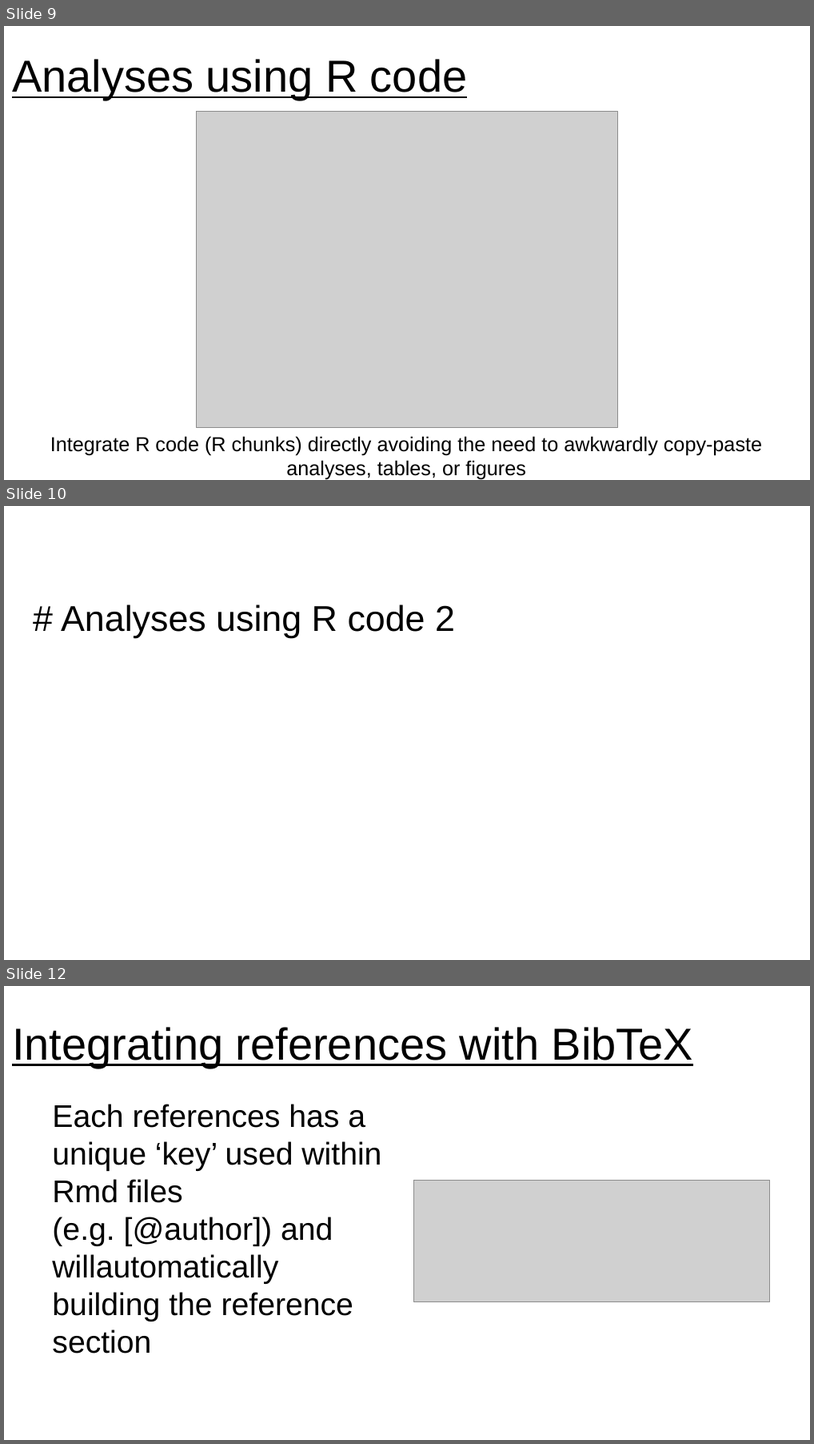
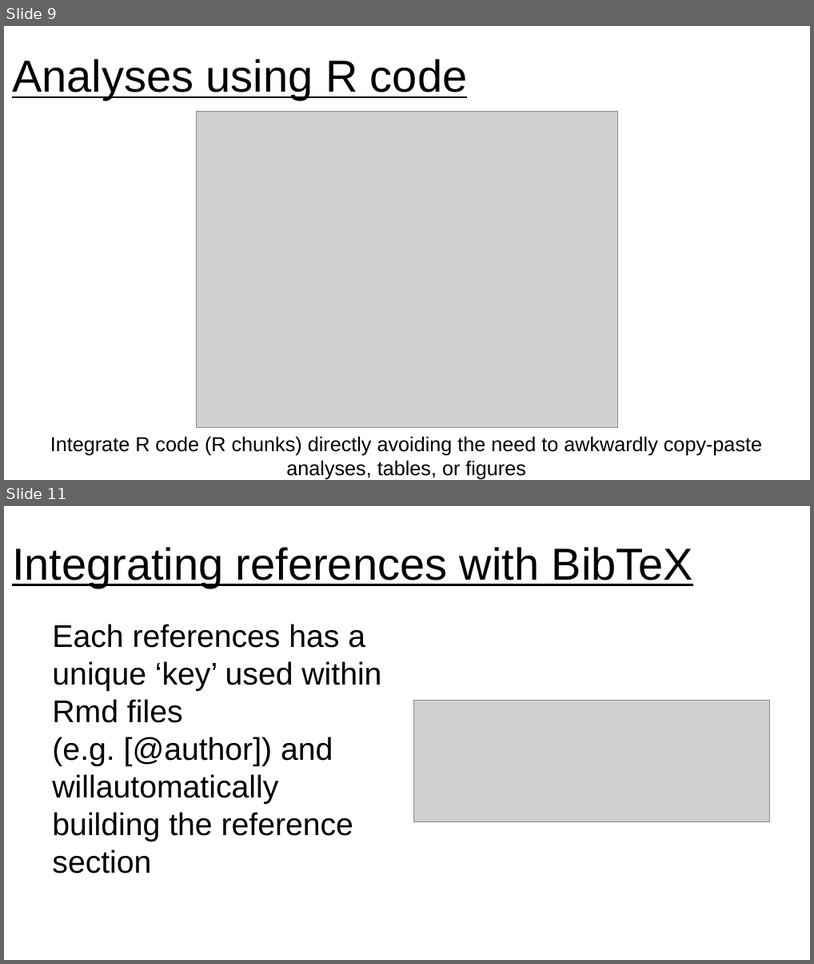
Before and after one commit to jennahamlin/GiGte, a slide deck: GiGte.pptx. Shown one above the other, each under a label of ours: slides 9, 10 and 12 before the commit, slides 9 and 11 after it; the slides between them are not shown. The pictures are 814x1444 and 814x964 pixels, drawn with LibreOffice and Linux fonts; fonts in the diff are those of the drawing; grey boxes stand for pictures. Boxes give left, top, right and bottom in pixels: in the first picture for what was removed or moved away, otherwise in the second. Text is boxed around its words. In the diff, an @@ line names an element or a change of style, - is before the commit and + after.

```diff
--- a/GiGte.pptx
+++ b/GiGte.pptx
@@ slide 10 removed at (x1=4, y1=506, x2=810, y2=960), background #FFFFFF @@
@@ text removed at (x1=61, y1=604, x2=455, y2=638) @@
-# Analyses using R code 2
@@ what was slide 12 is now slide 11 @@
```
Also in this commit, not shown: 3 slides changed, 2 other files.
